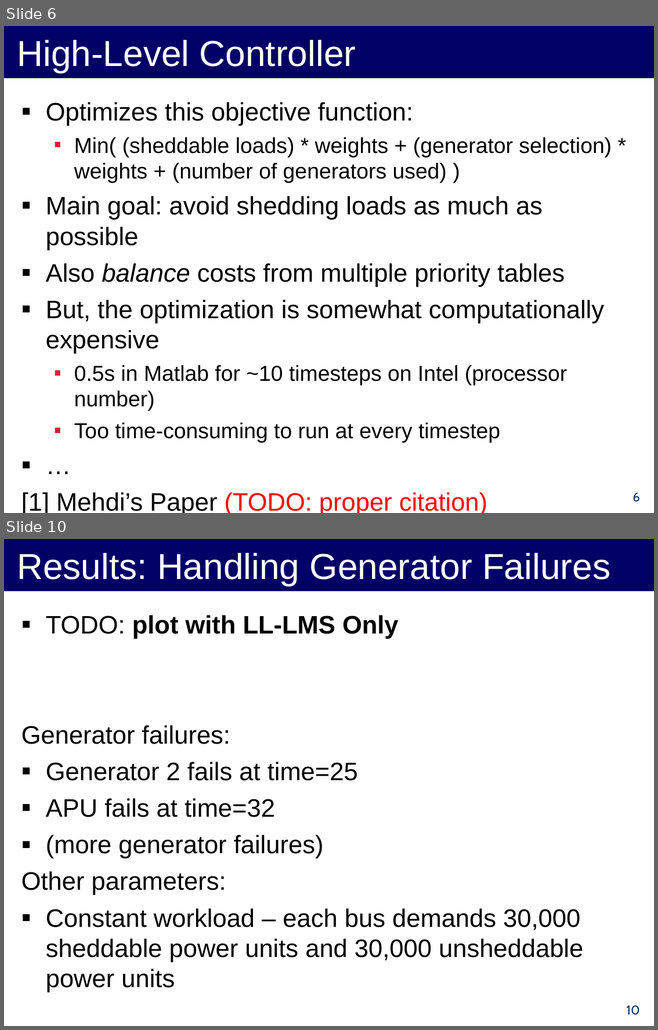
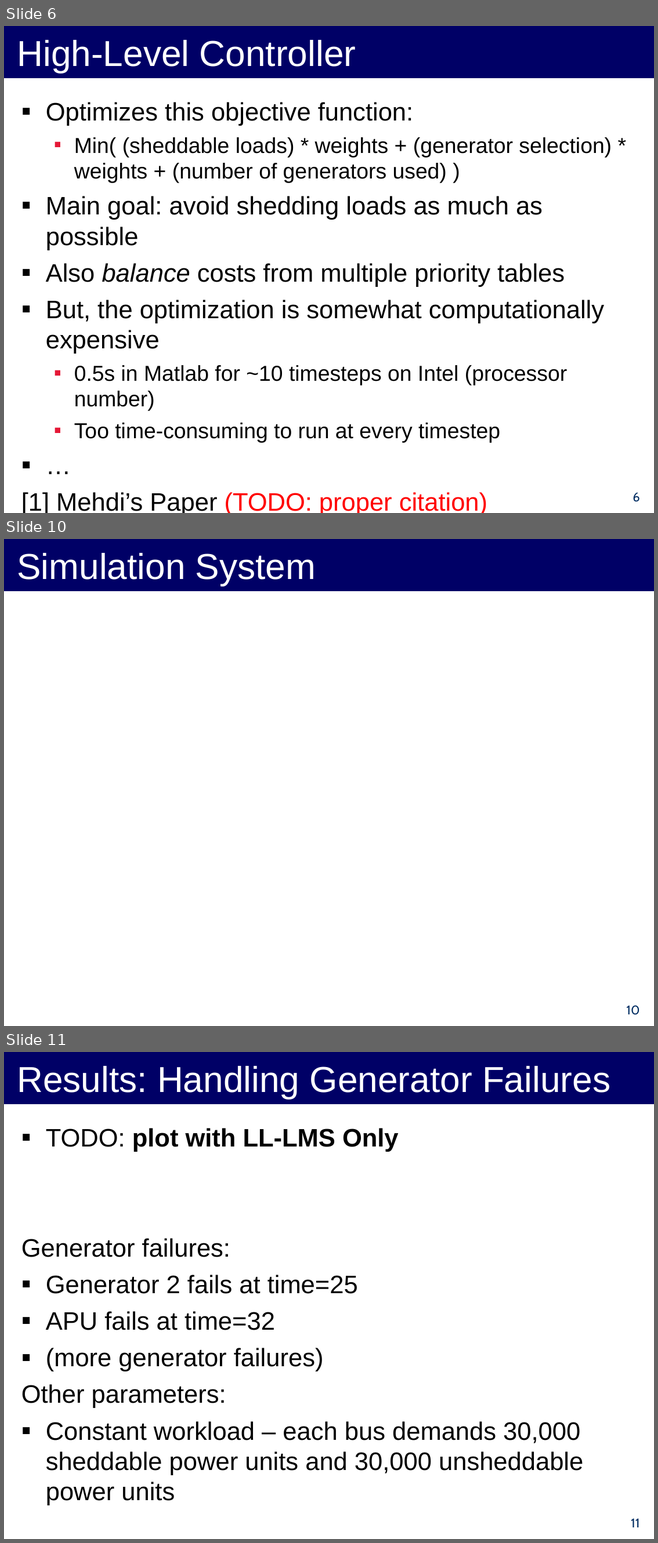
Before and after one commit to forresti/optimal_load_management, a slide deck: project/12-3-12_Presentation.ppt. Shown one above the other, each under a label of ours: slides 6 and 10 before the commit, slides 6, 10 and 11 after it; the slides between them are not shown. The pictures are 658x1030 and 658x1543 pixels, drawn with LibreOffice and Linux fonts; fonts in the diff are those of the drawing. Boxes give left, top, right and bottom in pixels: in the first picture for what was removed or moved away, otherwise in the second. Text is boxed around its words. In the diff, an @@ line names an element or a change of style, - is before the commit and + after.

```diff
--- a/project/12-3-12_Presentation.ppt
+++ b/project/12-3-12_Presentation.ppt
@@ slide 10 added at (x1=4, y1=539, x2=654, y2=1026), background #FFFFFF @@
@@ title added at (x1=4, y1=539, x2=654, y2=591), fill #000066, 40 pt, text #FFFFFF @@
+Simulation System
@@ page number added at (x1=626, y1=1005, x2=639, y2=1015), 14 pt, text #002D62 @@
+10
@@ what was slide 10 is now slide 11 @@
@@ page number at (x1=630, y1=1518, x2=639, y2=1528): text changed @@
-10
+11
```
Also in this commit, not shown: 1 slide changed, 2 other slides added, 2 slides removed.
